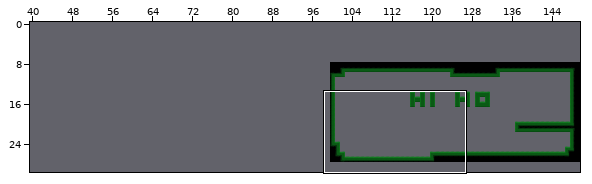
A Tiled map gets an edit: Overgrown/Content/Tilemaps/TileMapTemp.tmx. The picture above shows the old version from afar; the outline marks the close-up.
Close-up. Before the commit:
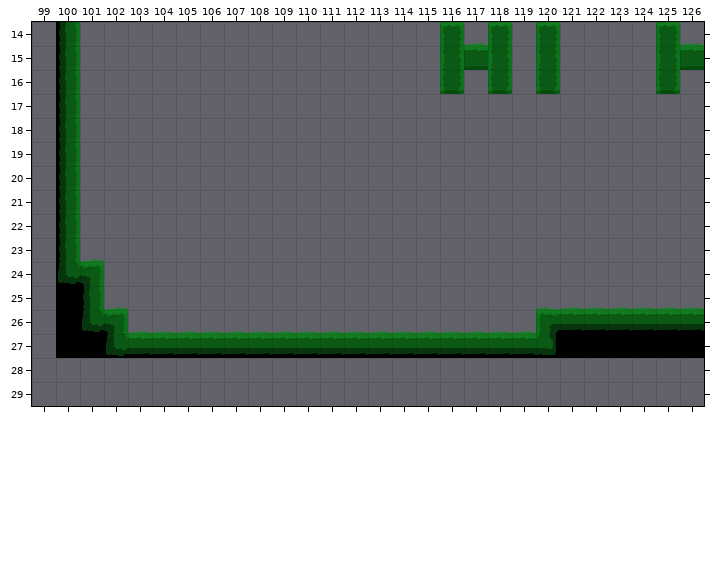
Cells are 32x32 px. Shown: x 99..126, y 14..29. The commit also changed other parts of the map, which this record leaves out. The old version is drawn lined up with the new one.
New version:
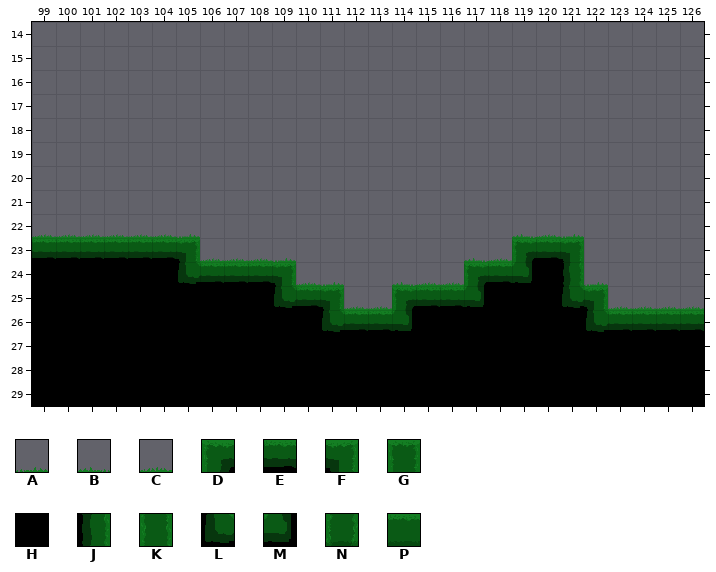
Key: from "Overgrown Start Tileset": A 1, B 3, C 4, D 16, E 17, F 18, G 24, H 30, J 31, K 37, L 46, M 48, N 50, P 67.
_ is an empty cell.
From old to new:
{"change": "map size 50x20 -> 150x30 cells (old content now starts at 100,8; both pictures use the new coordinates)"}
{"where": "layer \"terrain\""}
{"y":14,"x":100,"old":"J","new":"_"}
{"y":14,"x":116,"old":"GCG","new":"___"}
{"y":14,"x":120,"old":"G","new":"_"}
{"y":14,"x":125,"old":"GC","new":"__"}
{"y":15,"x":100,"old":"J","new":"_"}
{"y":15,"x":116,"old":"KPK","new":"___"}
{"y":15,"x":120,"old":"K","new":"_"}
{"y":15,"x":125,"old":"KP","new":"__"}
{"y":16,"x":100,"old":"J","new":"_"}
{"y":16,"x":116,"old":"N","new":"_"}
{"y":16,"x":118,"old":"N","new":"_"}
{"y":16,"x":120,"old":"N","new":"_"}
{"y":16,"x":125,"old":"N","new":"_"}
{"y":17,"x":100,"old":"J","new":"_"}
{"y":18,"x":100,"old":"J","new":"_"}
{"y":19,"x":100,"old":"J","new":"_"}
{"y":20,"x":100,"old":"J","new":"_"}
{"y":21,"x":100,"old":"J","new":"_"}
{"y":22,"x":99,"old":"_J_____","new":"CCCCCCA"}
{"y":22,"x":119,"old":"___","new":"BCA"}
{"y":23,"x":99,"old":"_JA________","new":"EEEEEEFCCCA"}
{"y":23,"x":117,"old":"_____","new":"BCDEF"}
{"y":24,"x":99,"old":"_LF__________","new":"HHHHHHLEEEFCA"}
{"y":24,"x":114,"old":"_________","new":"BCCDEMHJA"}
{"y":25,"x":99,"old":"_","new":"H"}
{"y":25,"x":101,"old":"JA_________________BCC","new":"HHHHHHHHLEFCCDEEMHHHLF"}
{"y":26,"x":99,"old":"_","new":"H"}
{"y":26,"x":101,"old":"LFCCCCCCCCCCCCCCCCCDEE","new":"HHHHHHHHHHLEEMHHHHHHHL"}
{"y":27,"x":99,"old":"_","new":"H"}
{"y":27,"x":102,"old":"LEEEEEEEEEEEEEEEEEM","new":"HHHHHHHHHHHHHHHHHHH"}
{"y":28,"x":99,"old":"____________________________","new":"HHHHHHHHHHHHHHHHHHHHHHHHHHHH"}
{"y":29,"x":99,"old":"____________________________","new":"HHHHHHHHHHHHHHHHHHHHHHHHHHHH"}
{"label":"changed","picture_box":[32,22,704,406]}
